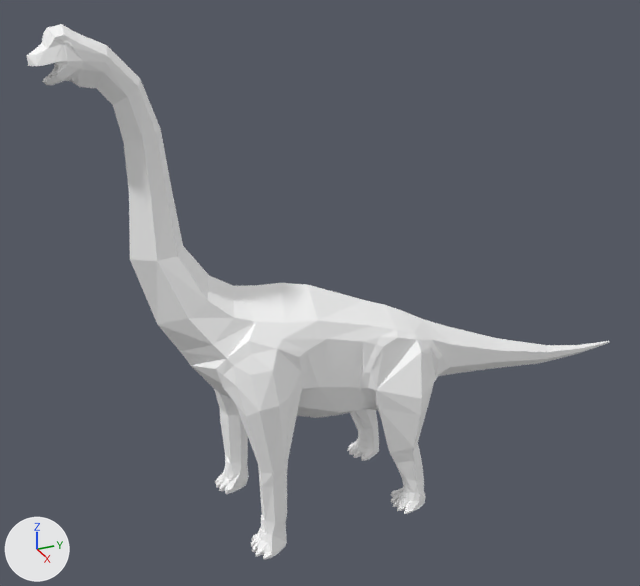
The Blender file Assets/Project Assets/Models/Brachi&Diplo/Brachi_sources/Brachio.blend, before and after one commit.
Before and after are seen from a 50 mm lens placed at (98.4, -53.4, 82.0), pointed at (-2.3, -8.1, 31.6). The lights are fixed; the arrows at lower left show +X, +Y and +Z.

The first picture shows 'BrachiMesh'.
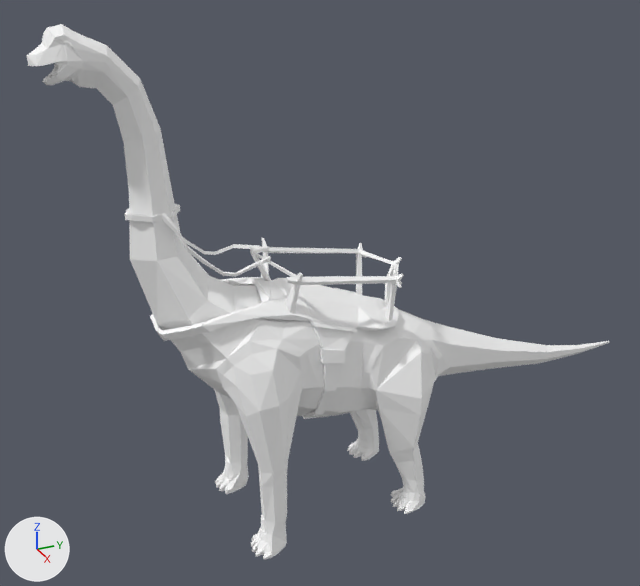
The newer file is also rescaled (x0.319) as a whole; pictures and numbers use the older file's frame.

What the commit changed:
me_untitled has 991 vertices, 1008 faces and spans x -1370.0..1356.0, y -4.0..2203.0, z -318.0..318.0.
me_untitled is used by ob_brachimesh; location (0.0, 0.0, 0.0); rotation (1.571, 0.0, -1.571), in degrees (90, 0, -90); scale (0.0314, 0.0314, 0.0314).
Part 1, on me_untitled:
Vertex 30 of me_untitled moves from (875.0, 828.0, 0.0) at pixel (190, 365) to (885.0, 812.0, 0.0) at pixel (188, 369).
Vertex 52 of me_untitled moves from (348.0, 1096.0, 0.0) at pixel (307, 284) to (348.0, 1076.0, 0.0).
Vertex 153 of me_untitled moves from (729.0, 1086.0, -154.0) at pixel (234, 317) to (724.0, 1098.0, -170.0).
Vertex 154 of me_untitled moves from (640.0, 1055.0, -162.0) at pixel (256, 321) to (627.0, 1063.0, -179.0) at pixel (260, 320).
Mesh me_untitled_001 is new.
It has 458 vertices, 471 faces and spans x -2.49..2.49, y -10.84..1.05, z 4.45..15.21.
It uses material mat_brachimat (its picture is missing).
Object 'BrachiMesh.001' (ob_brachimesh_001) is new; it shows me_untitled_001.
Its location is (0.0, 0.0, 0.0).
Its scale is (3.14, 3.14, 3.14).

Where the change shows, as pixel boxes [x1, y1, x2, y2] in the pictures (640 x 586 px; the box of a moved part takes in the faces that stretch with it):
'BrachiMesh.001', added: after [125, 204, 404, 419]
part 1 of me_untitled, moved or reshaped: before [181, 276, 373, 395]; after [181, 276, 304, 395]
